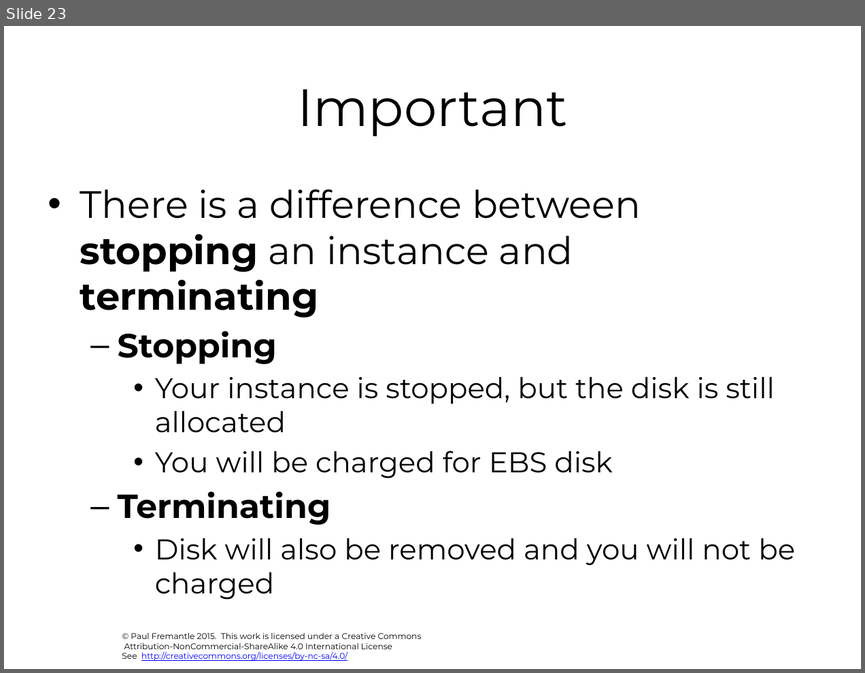
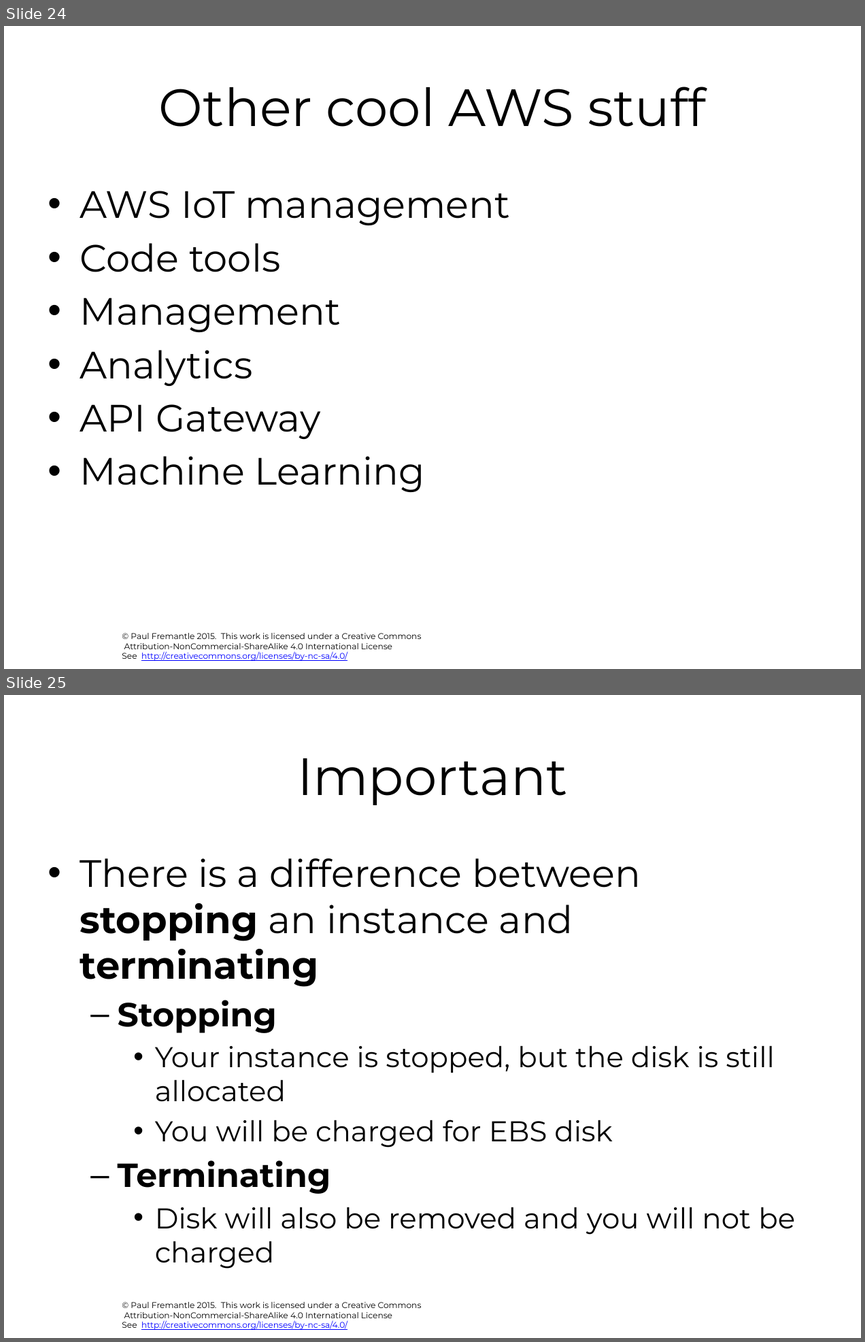
Before and after one commit to pzfreo/ox-clo, a slide deck: pres-source/02-understanding-cloud-services.pptx. Shown one above the other, each under a label of ours: slide 23 before the commit, slides 24 and 25 after it. The pictures are 865x673 and 865x1342 pixels, drawn with LibreOffice and Linux fonts; fonts in the diff are those of the drawing; background and template pictures are left out. Boxes give left, top, right and bottom in pixels: in the first picture for what was removed or moved away, otherwise in the second. Text is boxed around its words. In the diff, an @@ line names an element or a change of style, - is before the commit and + after.

```diff
--- a/pres-source/02-understanding-cloud-services.pptx
+++ b/pres-source/02-understanding-cloud-services.pptx
@@ slide 24 added at [4,26,861,669], background #FFFFFF; not listed: 1 template element that a slide beside it also shows @@
@@ title added at [159,87,705,127], 44 pt, text #000000 @@
+Other cool AWS stuff
@@ text added at [80,191,511,492], 32 pt, text #000000 @@
+• AWS IoT management
+• Code tools
+• Management
+• Analytics
+• API Gateway
+• Machine Learning
@@ what was slide 23 is now slide 25 @@
```
Also in this commit, not shown: 2 slides changed, 2 other slides added, 26 other files.
